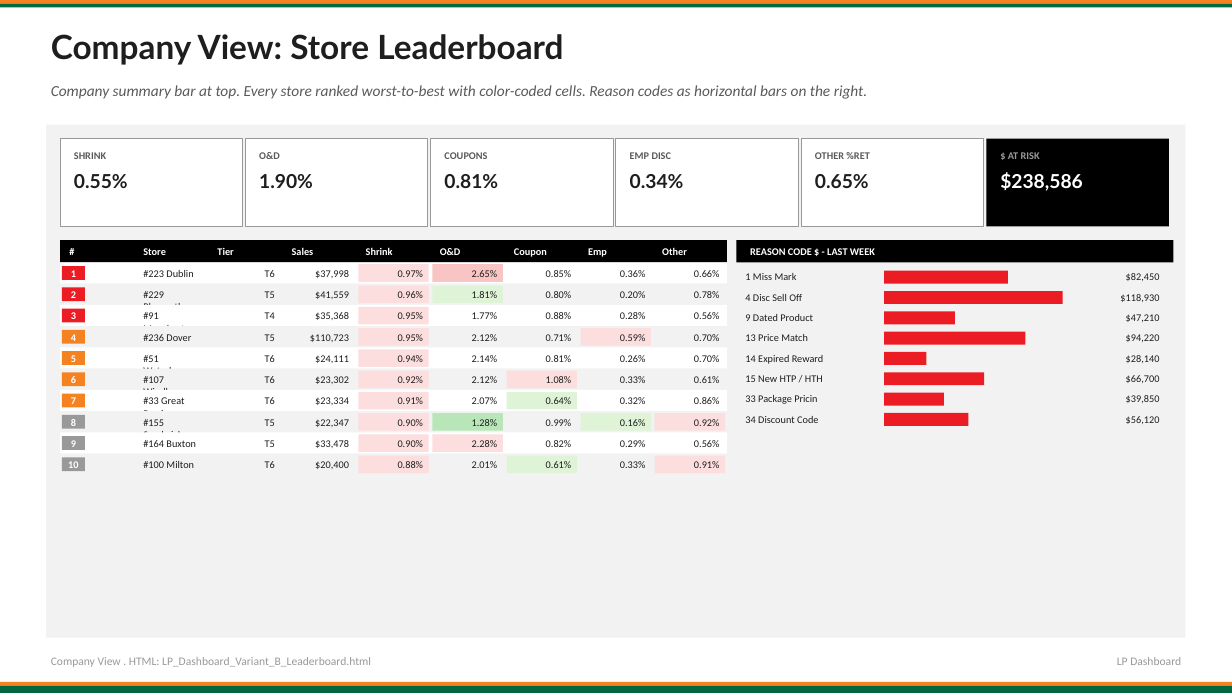
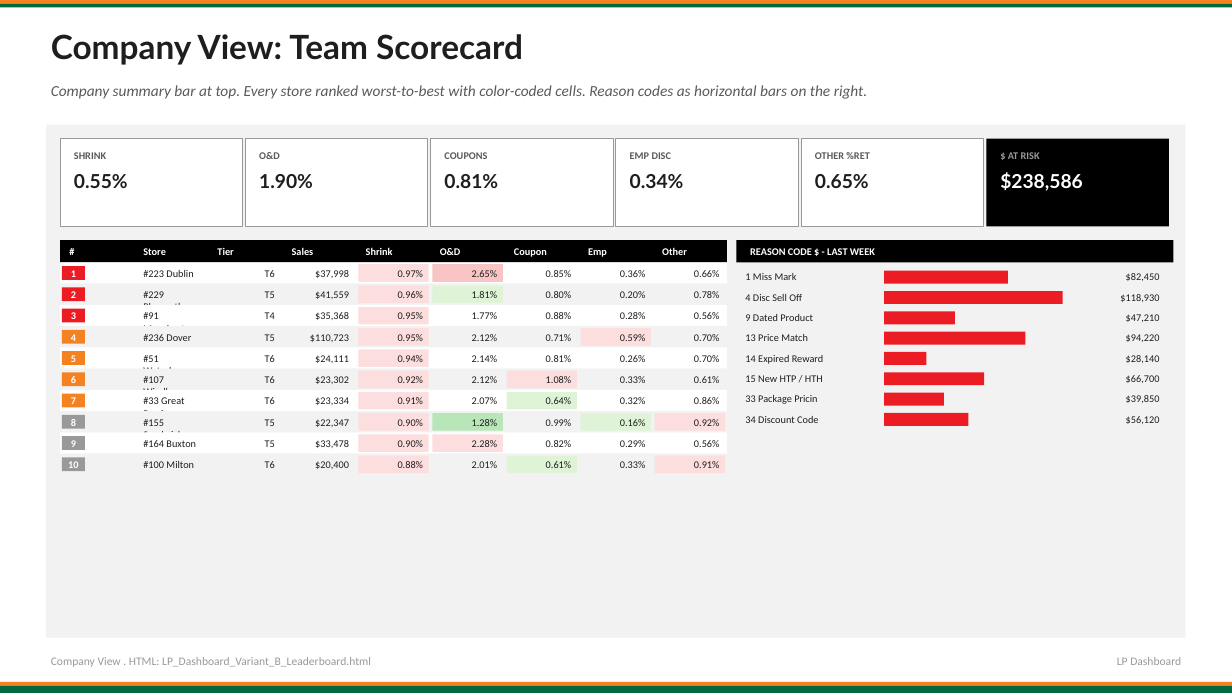
Before and after one commit to scottaubuchon/aubuchon-it-command-center, a slide deck: slide 4 of public/lab/lp-dashboard/LP_Dashboard_Design_Concepts.pptx. Drawn at 1232x693 pixels with LibreOffice and Linux fonts; fonts in the diff are those of the drawing. Boxes give left, top, right and bottom in pixels: in the first picture for what was removed or moved away, otherwise in the second. Text is boxed around its words. In the diff, an @@ line names an element or a change of style, - is before the commit and + after.

Commit message:
rename: Store Leaderboard -> Team Scorecard in deck

```diff
--- a/public/lab/lp-dashboard/LP_Dashboard_Design_Concepts.pptx
+++ b/public/lab/lp-dashboard/LP_Dashboard_Design_Concepts.pptx
@@ text at (51,34,523,65): text changed @@
-Company View: Store Leaderboard
+Company View: Team Scorecard
```
Also in this commit, not shown: 2 other slides changed.
